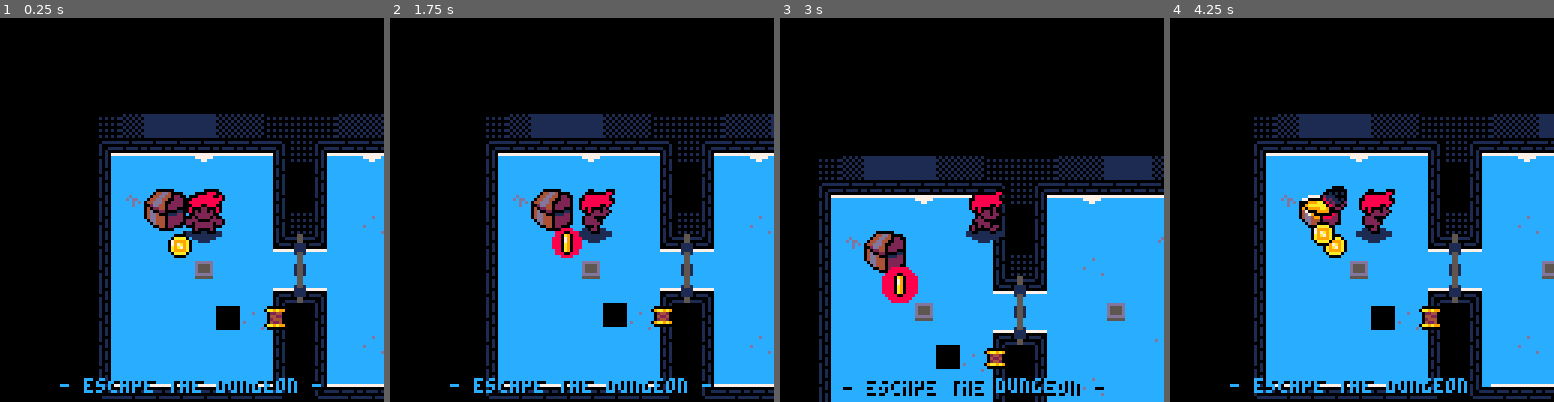
Above: before the commit, frames 1-4 (left to right).
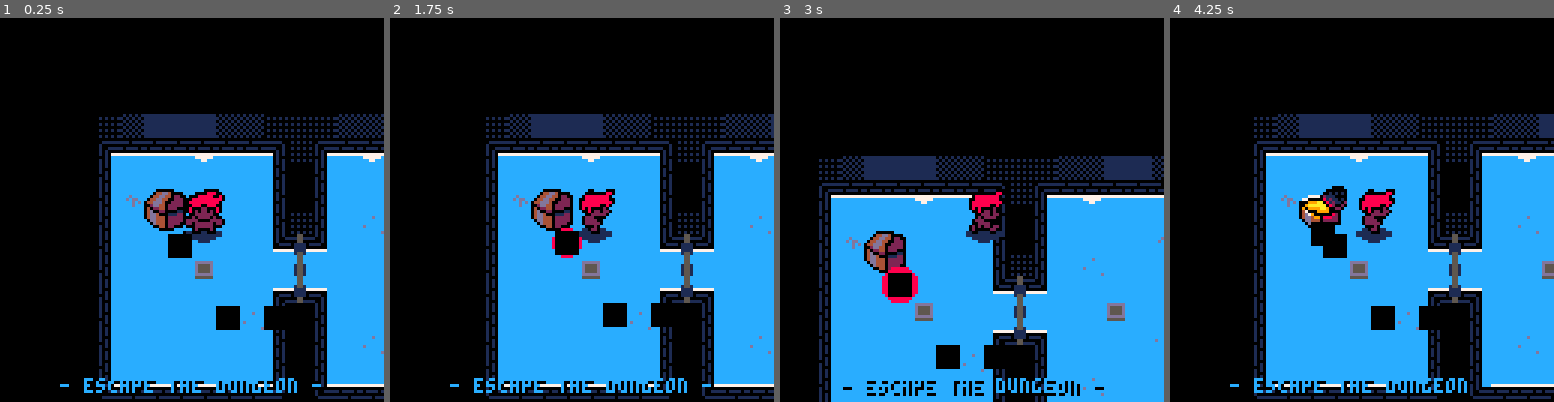
Above: after the commit, the same moments.

Repository: Kiyotoko/gamejam
Game: PICO-8 cartridge game.p8
The game is run twice, just before and just after one commit, with the same random seed, the same clock (stepped at 60 frames per second) and the same inputs.
Inputs:
- Up to frame 1 (0.25 s): no input
- Up to frame 2 (1.75 s): tap X (X key) at 0.33, 1.07 s; tap O (Z key) at 0.7, 1.7 s; hold Right from 1.6 s (still down)
- Up to frame 3 (3 s): tap X (X key) at 1.85, 2.97 s; release Right at 2.1 s; tap O (Z key) at 2.1, 2.5, 2.9 s; hold Up 2.15-2.42 s; hold Right from 2.47 s (still down)
- Up to frame 4 (4.25 s): release Right at 3.03 s; hold Left 3.08-3.58 s; tap O (Z key) at 3.3, 3.7, 4.1 s; hold Down 3.63-3.97 s; hold Right from 4.02 s (still down); tap X (X key) at 4.08 s

The runs differ from the first frame. In frame 1, 0.5% of the frame differs, in the area x 43-75%, y 56-82%; in frame 2, 0.5%; in frame 3, 0.5%; in frame 4, 0.7%, in the area x 36-71%, y 53-82%.

Commit message:
reorganized sprite sheet

Diff:
--- a/items.lua
+++ b/items.lua
@@ -11,14 +11,14 @@
 item_range = 32
 
 -- ids of the different items
-gold = 10
-emerald = 11
-ruby = 12
-sapphire = 13
-sigma = 14
-metal_pipe = 15
-copper_coil = 42
-pyrite = 43
+gold = 224
+emerald = 225
+ruby = 226
+sapphire = 227
+sigma = 228
+metal_pipe = 229
+copper_coil = 230
+pyrite = 231
 
 -- map of the item names
 item_names = {
Not shown, changed: spritesheet.png
